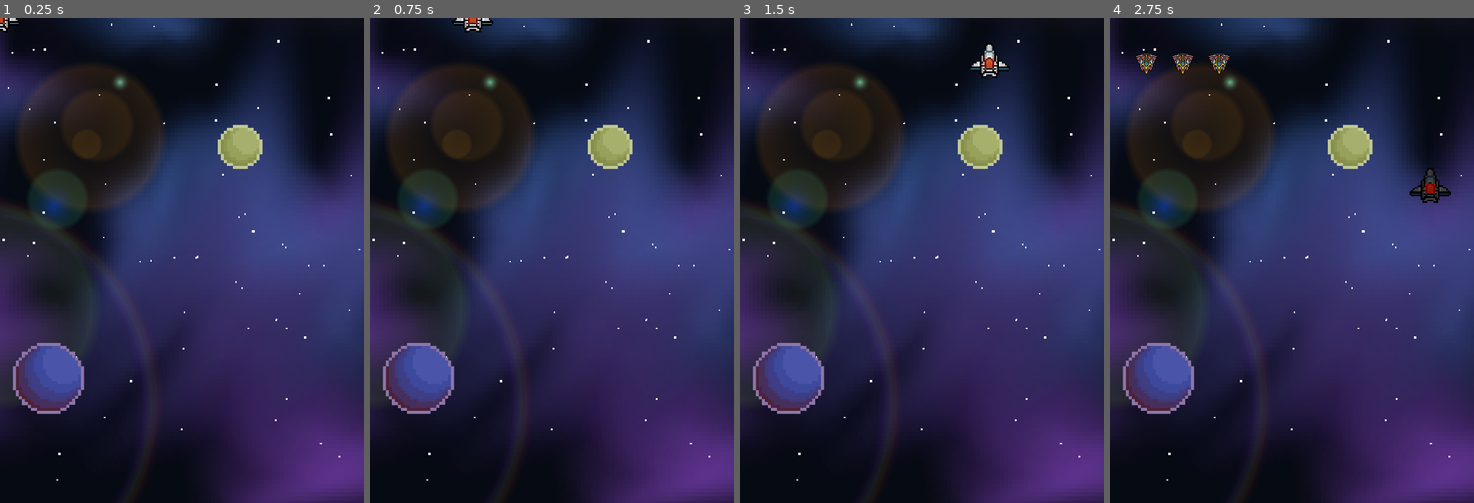
Above: before the commit, frames 1-4 (left to right).
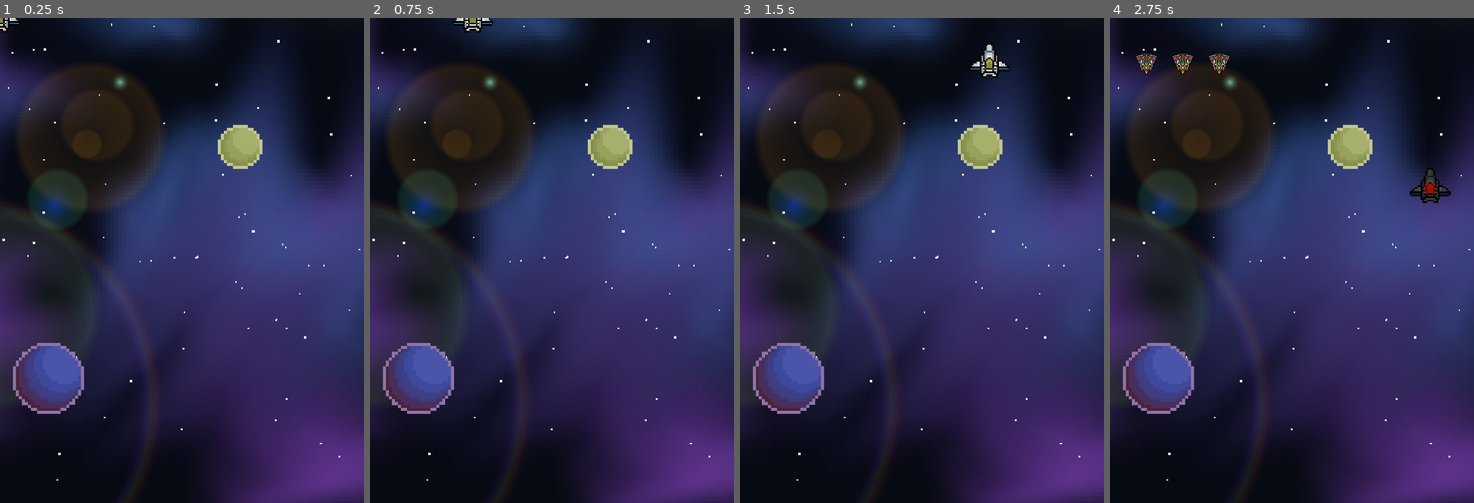
Above: after the commit, the same moments.

Repository: cwilson80/roguelike-bullet-hell
Game: Godot game, scene res://scenes/main.tscn
Two runs of this game, one before a commit and one after it. Both use one fixed random seed, a clock stepped at 60 frames per second and the inputs below. The project has no main scene, so this scene is started directly.
Inputs:
- Up to frame 1 (0.25 s): no input
- Up to frame 2 (0.75 s): tap Enter at 0.5 s; hold D (right) from 0.53 s (still down); tap Shift (dash) at 0.6 s
- Up to frame 3 (1.5 s): release D (right) at 1.28 s; hold S (down) from 1.28 s (still down); tap Space (shoot) at 1.35 s
- Up to frame 4 (2.75 s): release S (down) at 2.03 s; hold D (right) from 2.03 s (still down); hold Ctrl (slow) from 2.03 s (still down)

The runs differ from the first frame. In frame 1, less than 0.1% of the frame differs, in the area x 0-2%, y 0-1%; in frame 2, less than 0.1%; in frame 3, less than 0.1%, in the area x 67-70%, y 8-11%; in frame 4, nothing differs.

Commit message:
minor updates

Diff:
--- a/scenes/player.tscn
+++ b/scenes/player.tscn
@@ -67,6 +67,7 @@
 debug_color = Color(1, 0, 0, 0.454902)
 
 [node name="ColorRect" type="ColorRect" parent="HitDetection/CollisionShape2D"]
+visible = false
 offset_left = -10.0
 offset_top = -10.0
 offset_right = 10.0
--- a/scripts/player.gd
+++ b/scripts/player.gd
@@ -17,7 +17,7 @@
 var can_dash = true
 var dashing = false
 
-func _process(delta):
+func _process(_delta):
 	#Get inputted direction
 	var direction = Input.get_vector("left", "right", "up", "down")
 
